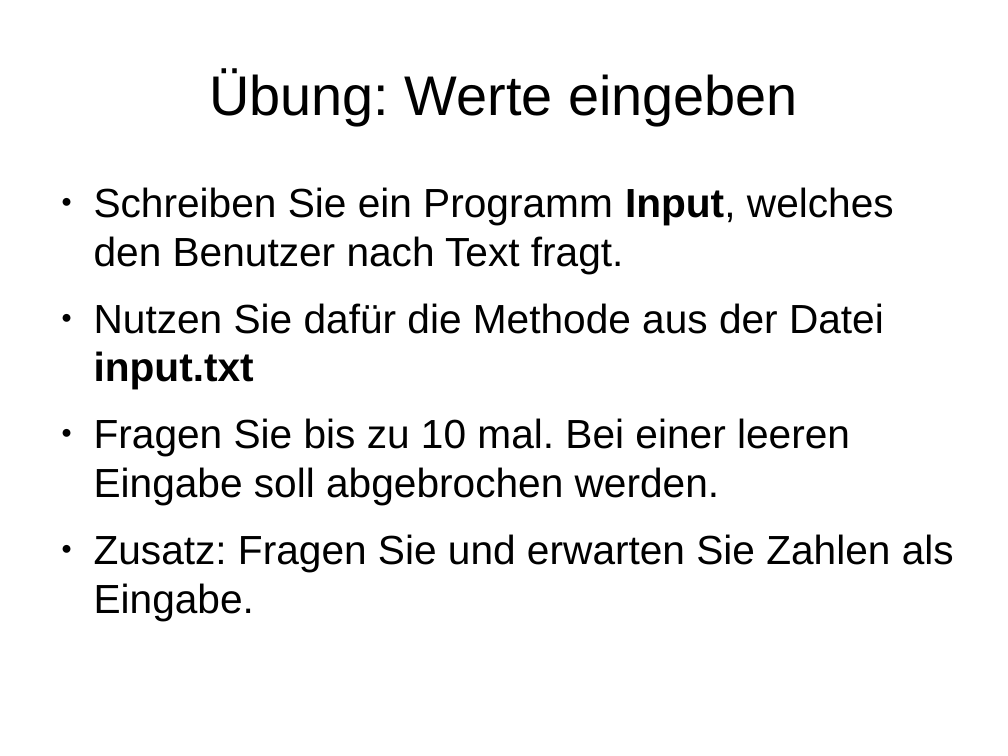
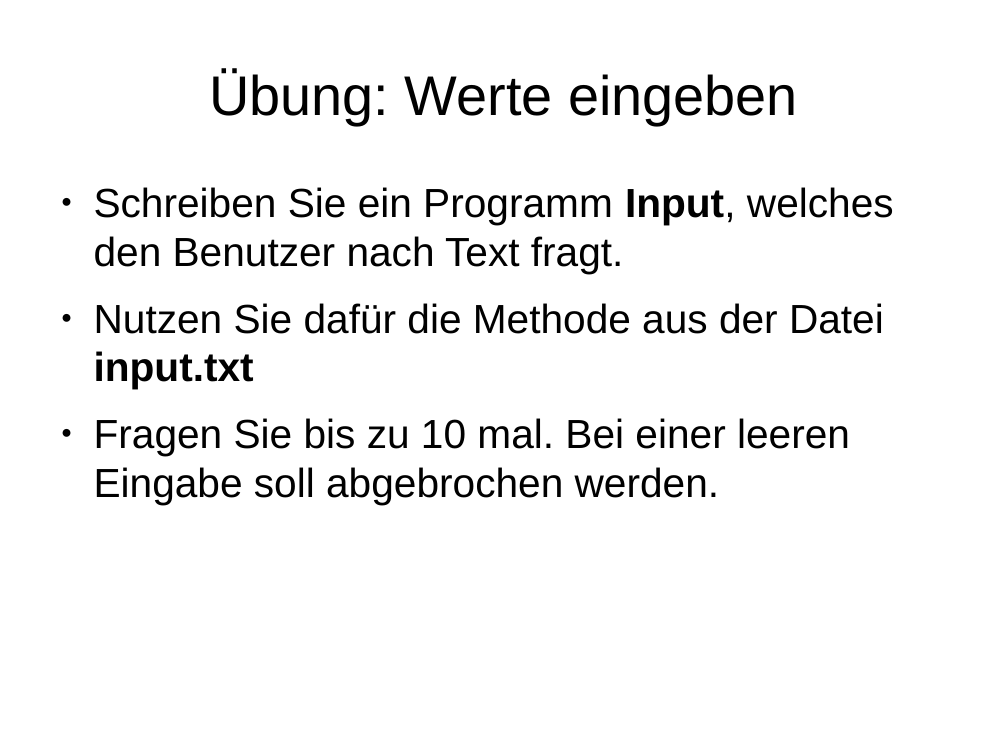
Before and after one commit to mn-io/hello-java, a slide deck: slide 18 of Vorlesung.odp. Drawn at 1008x756 pixels with LibreOffice and Linux fonts; fonts in the diff are those of the drawing. Boxes give left, top, right and bottom in pixels: in the first picture for what was removed or moved away, otherwise in the second. Text is boxed around its words. In the diff, an @@ line names an element or a change of style, - is before the commit and + after.

```diff
--- a/Vorlesung.odp
+++ b/Vorlesung.odp
@@ text at <box>94,534,954,620</box>: paragraph removed @@
-● Zusatz: Fragen Sie und erwarten Sie Zahlen als Eingabe.
```
Also in this commit, not shown: 7 other slides changed, 7 slides added, 3 slides removed, 1 other file.
